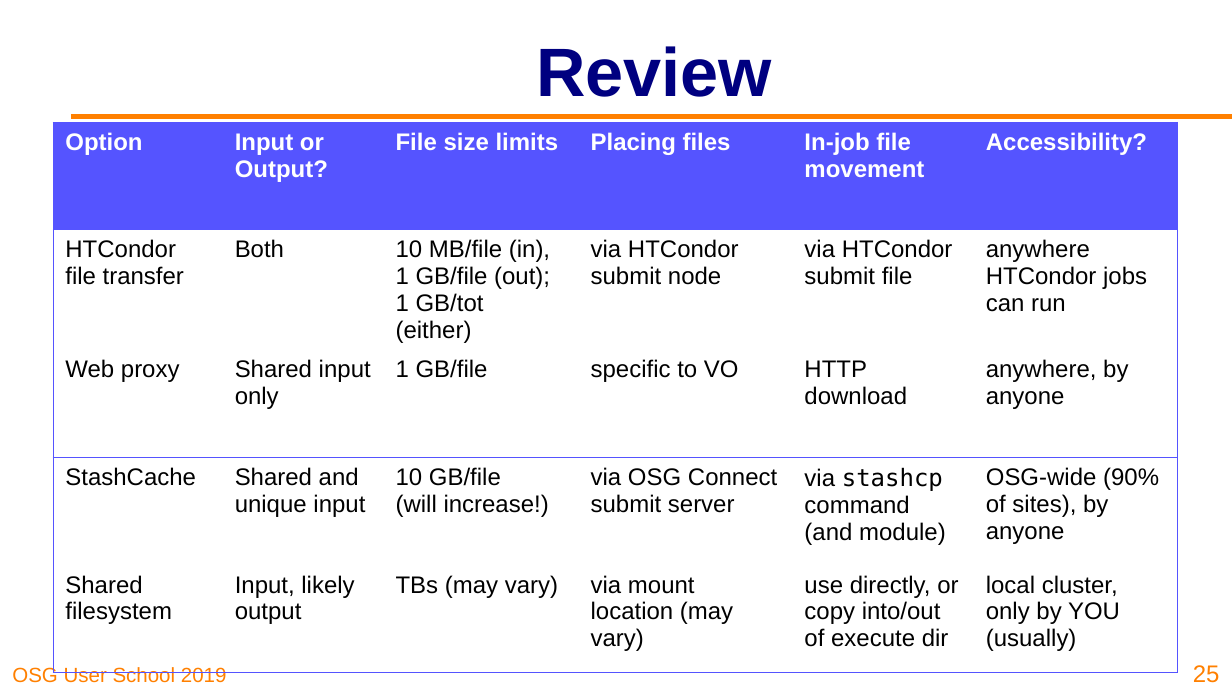
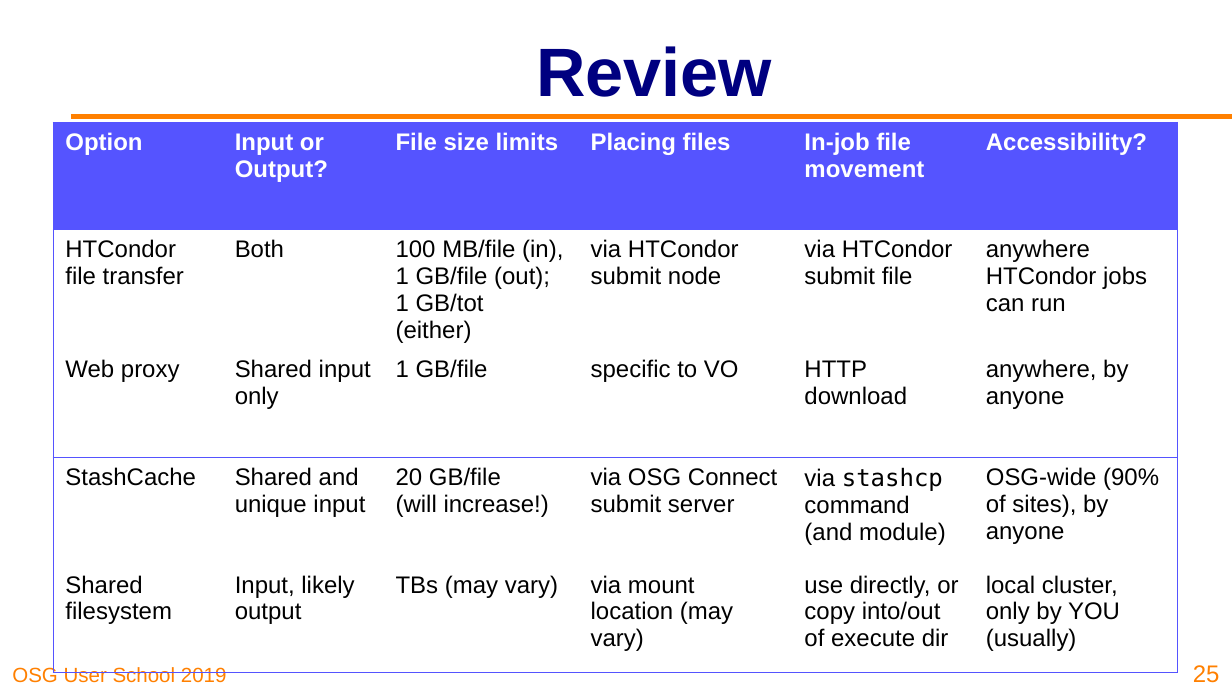
Before and after one commit to opensciencegrid/user-school-2019, a slide deck: slide 25 of docs/materials/day4/files/osgus19-day4-part3-output-shared-fs.pptx. Drawn at 1232x693 pixels with LibreOffice and Linux fonts; fonts in the diff are those of the drawing; background and template pictures are left out. Boxes give left, top, right and bottom in pixels: in the first picture for what was removed or moved away, otherwise in the second. Text is boxed around its words. In the diff, an @@ line names an element or a change of style, - is before the commit and + after.

```diff
--- a/docs/materials/day4/files/osgus19-day4-part3-output-shared-fs.pptx
+++ b/docs/materials/day4/files/osgus19-day4-part3-output-shared-fs.pptx
@@ table at (x1=53, y1=122, x2=1178, y2=660) @@
-row 2, column 3: 10 MB/file (in), 1 GB/file (out); 1 GB/tot (either)
+row 2, column 3: 100 MB/file (in), 1 GB/file (out); 1 GB/tot (either)
-row 4, column 3: 10 GB/file / (will increase!)
+row 4, column 3: 20 GB/file / (will increase!)
```
Also in this commit, not shown: 8 other slides changed, 3 other files.
